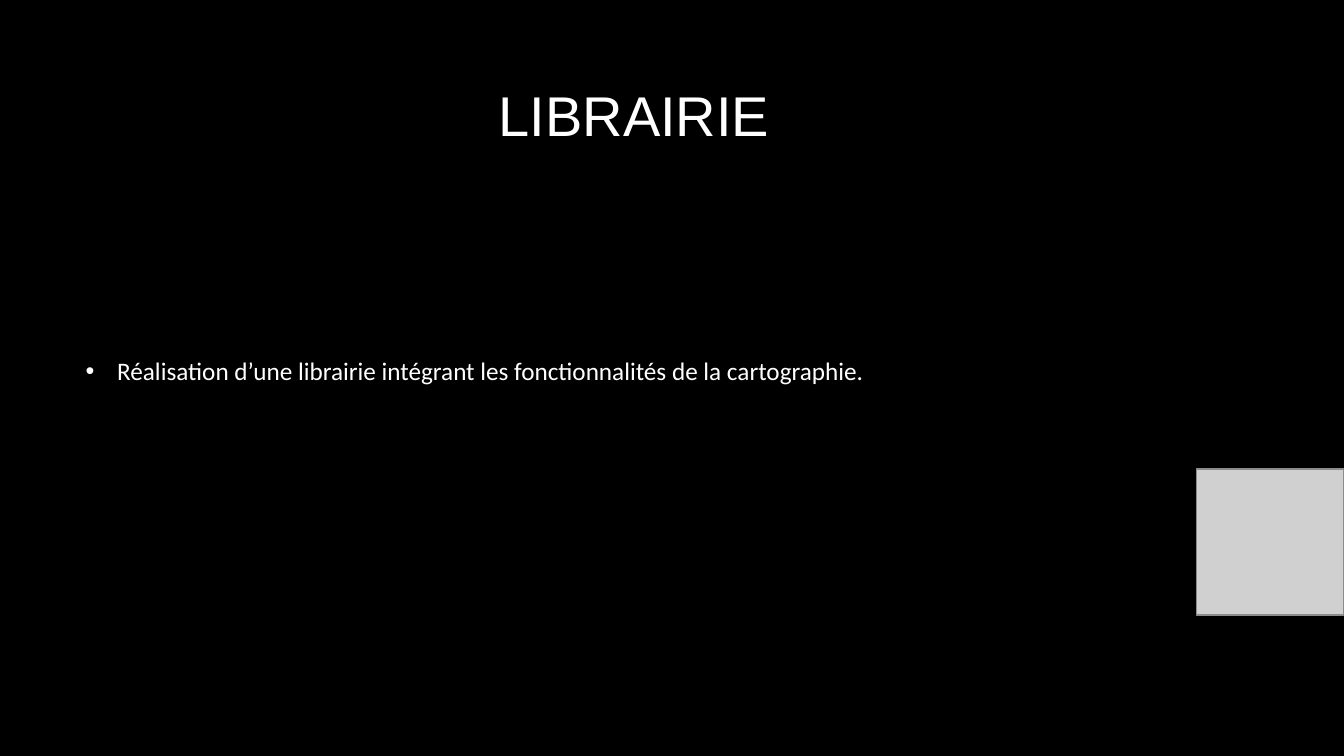
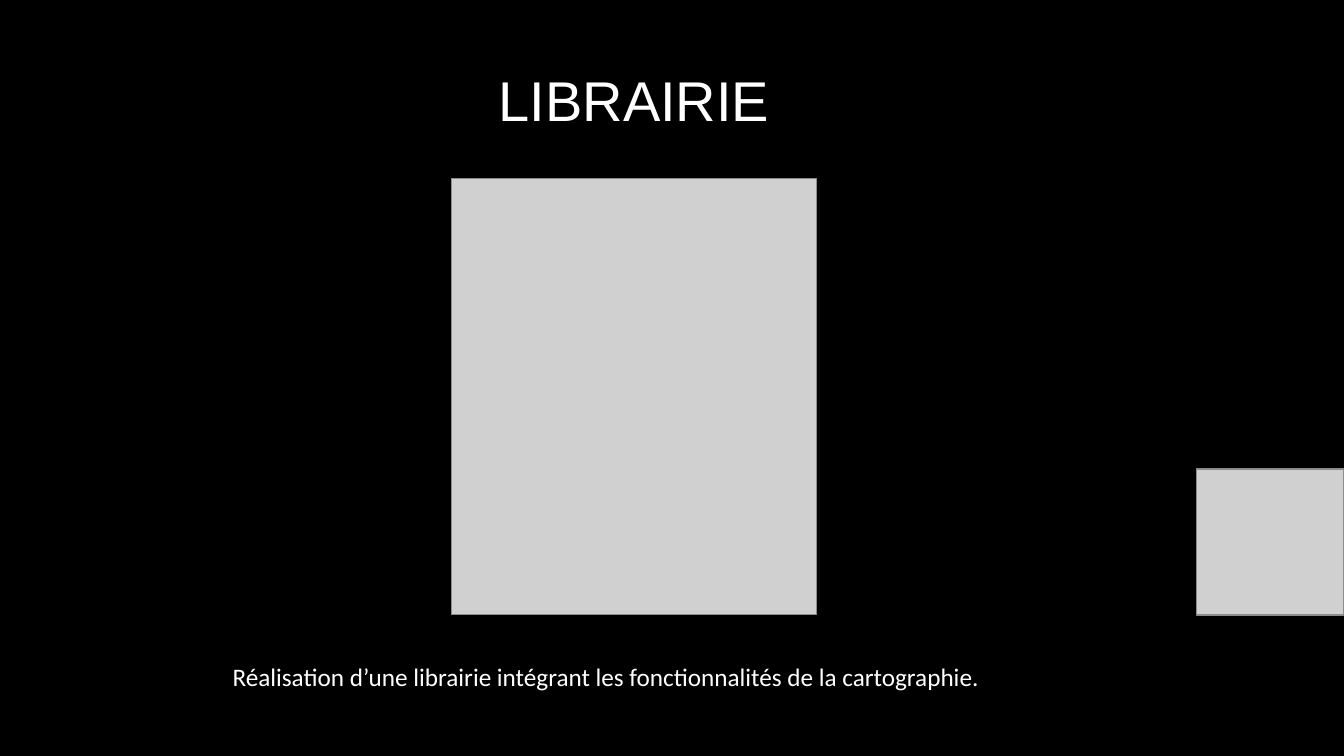
Before and after one commit to regfarad/mapsLibrary, a slide deck: slide 3 of PWP Presentation 1/Présentation7.pptx. Drawn at 1344x756 pixels with LibreOffice and Linux fonts; fonts in the diff are those of the drawing; grey boxes stand for pictures; background and template pictures are left out. Boxes give left, top, right and bottom in pixels: in the first picture for what was removed or moved away, otherwise in the second. Text is boxed around its words. In the diff, an @@ line names an element or a change of style, - is before the commit and + after.

```diff
--- a/PWP Presentation 1/Présentation7.pptx
+++ b/PWP Presentation 1/Présentation7.pptx
@@ title "LIBRAIRIE": place and size @@
-title "LIBRAIRIE" at (499, 97, 769, 136)
+title "LIBRAIRIE" at (499, 82, 769, 121)
@@ picture added at (452, 179, 817, 615) @@
@@ text "Réalisation d’une librairie intégrant les ...": place and size @@
-text "Réalisation d’une librairie intégrant les ..." at (117, 362, 863, 385)
+text "Réalisation d’une librairie intégrant les ..." at (233, 668, 978, 691)
@@ text "Réalisation d’une librairie intégrant les ..." at (233, 668, 978, 691): bullet • to none; less space between paragraphs; vertical alignment middle to top @@
```
Also in this commit, not shown: 2 other slides changed, 1 slide removed.
